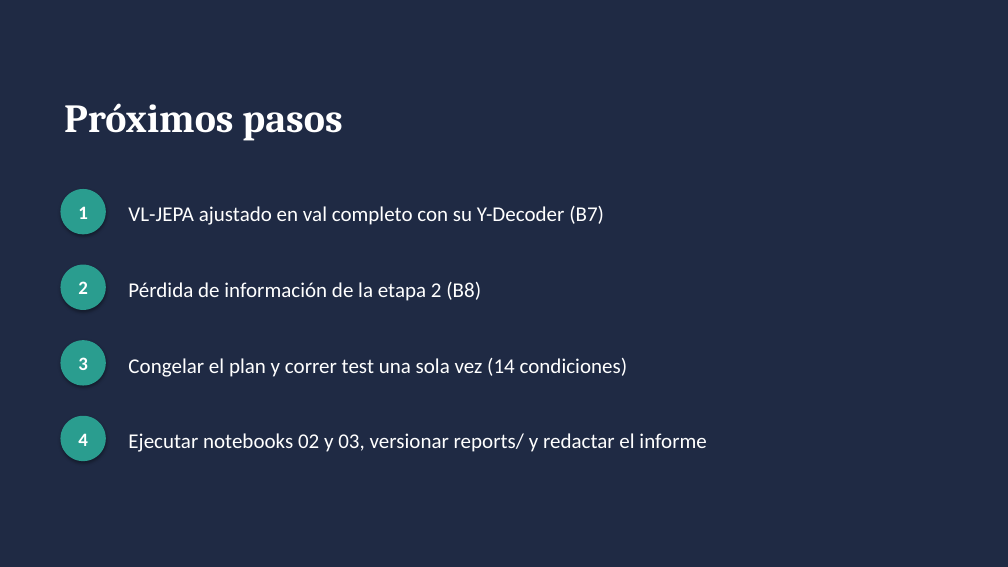
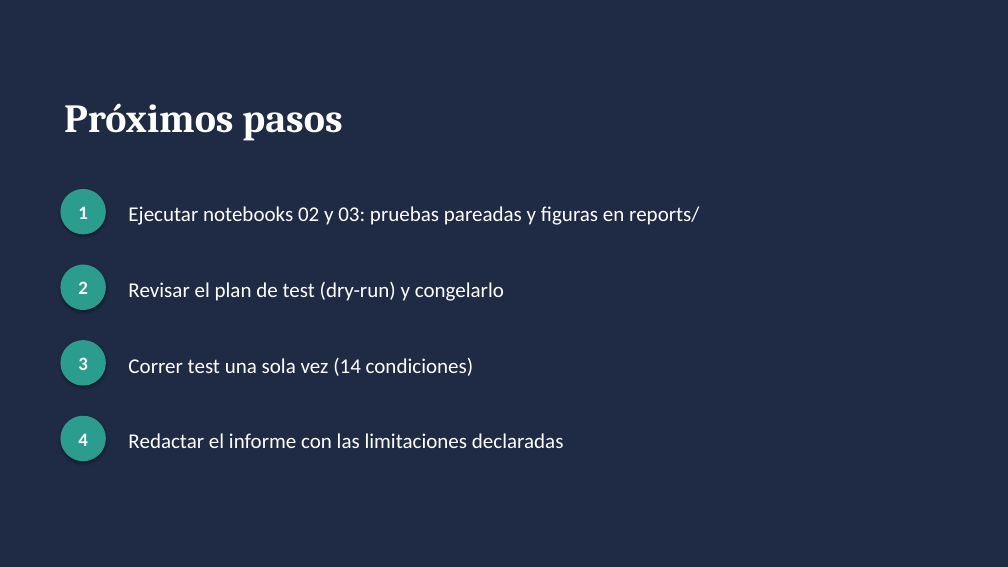
Before and after one commit to BrnoOr/Multimodal_LLM, a slide deck: slide 19 of docs/presentacion_avance.pptx (slide 17 before the commit). Drawn at 1008x567 pixels with LibreOffice and Linux fonts; fonts in the diff are those of the drawing. Boxes give left, top, right and bottom in pixels: in the first picture for what was removed or moved away, otherwise in the second. Text is boxed around its words. In the diff, an @@ line names an element or a change of style, - is before the commit and + after.

Commit message:
etapa2: VL-JEPA ajustado en val (0.807) y perdida de informacion; presentacion al dia

```diff
--- a/docs/presentacion_avance.pptx
+++ b/docs/presentacion_avance.pptx
@@ text at (x1=128, y1=206, x2=699, y2=225): text changed @@
-VL-JEPA ajustado en val completo con su Y-Decoder (B7)
+Ejecutar notebooks 02 y 03: pruebas pareadas y figuras en reports/
@@ text at (x1=128, y1=282, x2=504, y2=301): text changed @@
-Pérdida de información de la etapa 2 (B8)
+Revisar el plan de test (dry-run) y congelarlo
@@ text at (x1=128, y1=358, x2=474, y2=376): text changed @@
-Congelar el plan y correr test una sola vez (14 condiciones)
+Correr test una sola vez (14 condiciones)
@@ text at (x1=128, y1=433, x2=564, y2=448): text changed @@
-Ejecutar notebooks 02 y 03, versionar reports/ y redactar el informe
+Redactar el informe con las limitaciones declaradas
```
Also in this commit, not shown: 4 other slides changed, 2 slides added, 2 other files.
